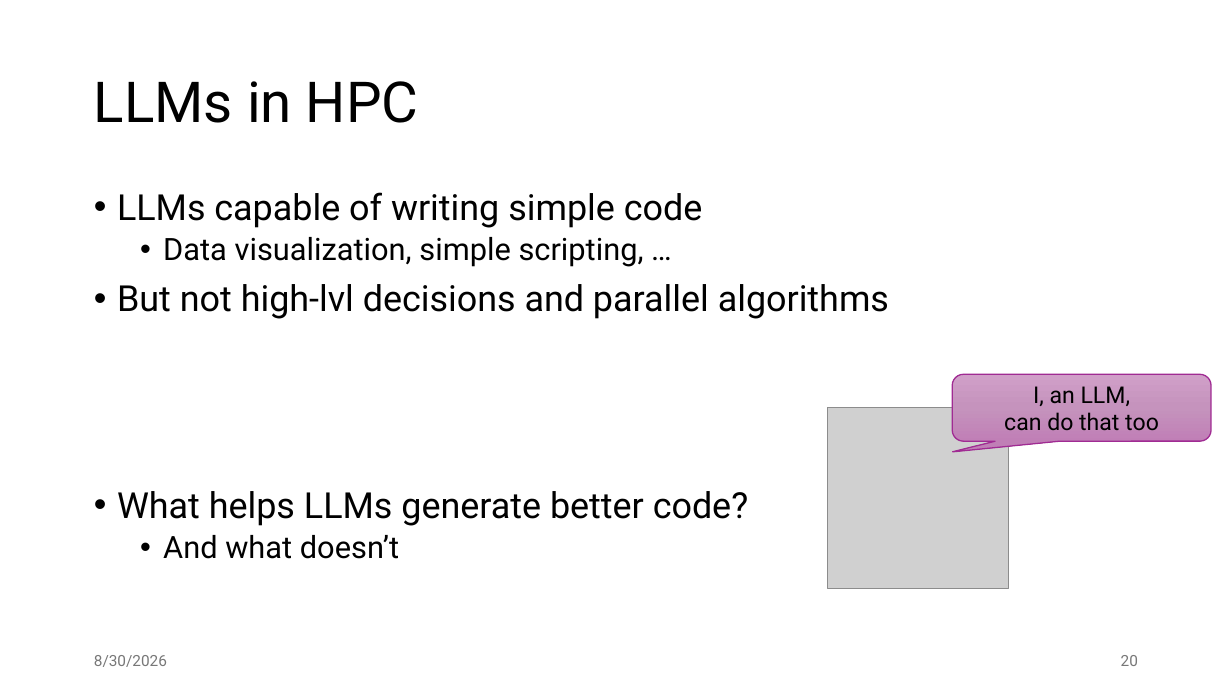
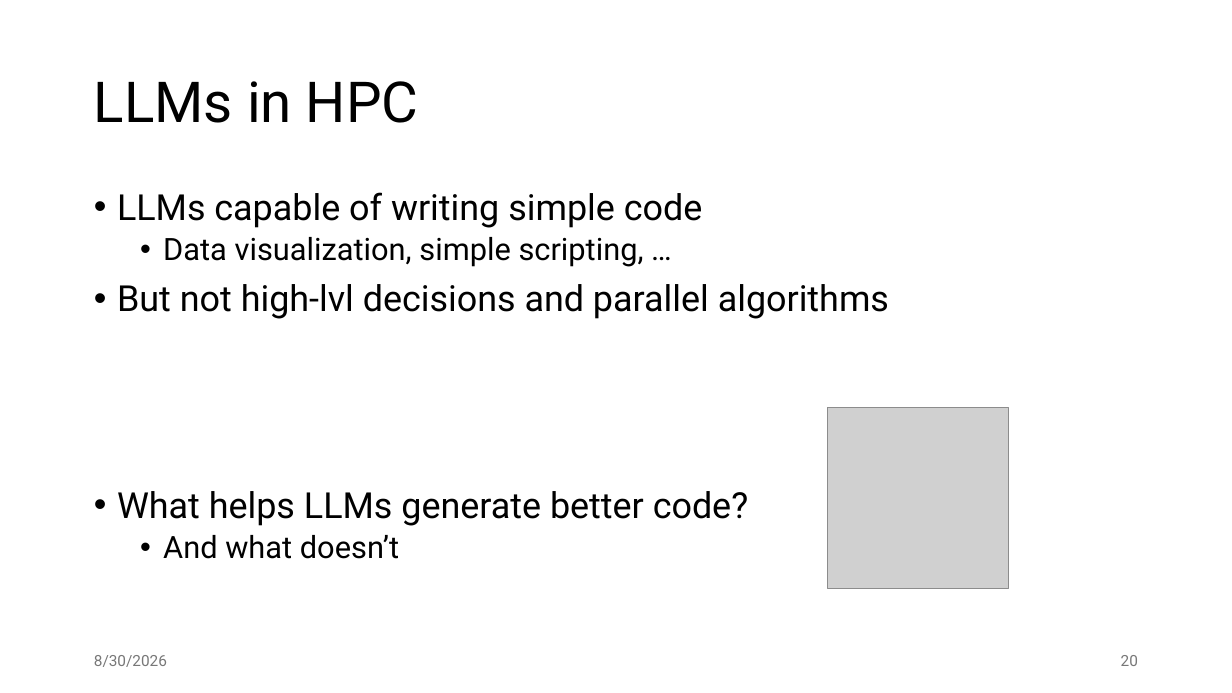
Before and after one commit to jiriklepl/phd-thesis, a slide deck: slide 20 of slides/Optimizing Memory Layouts and Traversal Orders in High-Performance Computing.pptx. Drawn at 1232x693 pixels with LibreOffice and Linux fonts; fonts in the diff are those of the drawing; grey boxes stand for pictures. Boxes give left, top, right and bottom in pixels: in the first picture for what was removed or moved away, otherwise in the second. Text is boxed around its words. In the diff, an @@ line names an element or a change of style, - is before the commit and + after.

```diff
--- a/slides/Optimizing Memory Layouts and Traversal Orders in High-Performance Computing.pptx
+++ b/slides/Optimizing Memory Layouts and Traversal Orders in High-Performance Computing.pptx
@@ rounded speech box removed at (953, 374, 1212, 441) @@
-I, an LLM,
-can do that too
```
Also in this commit, not shown: 2 other slides changed.
